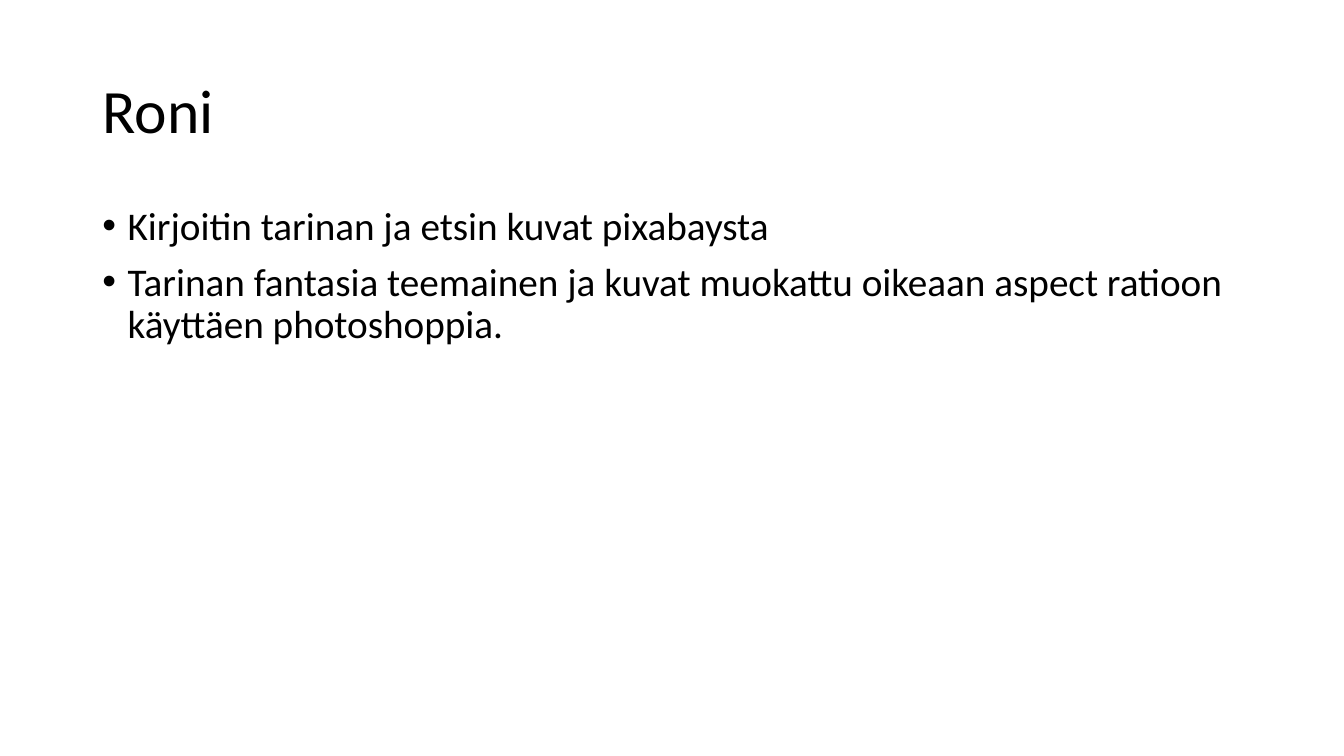
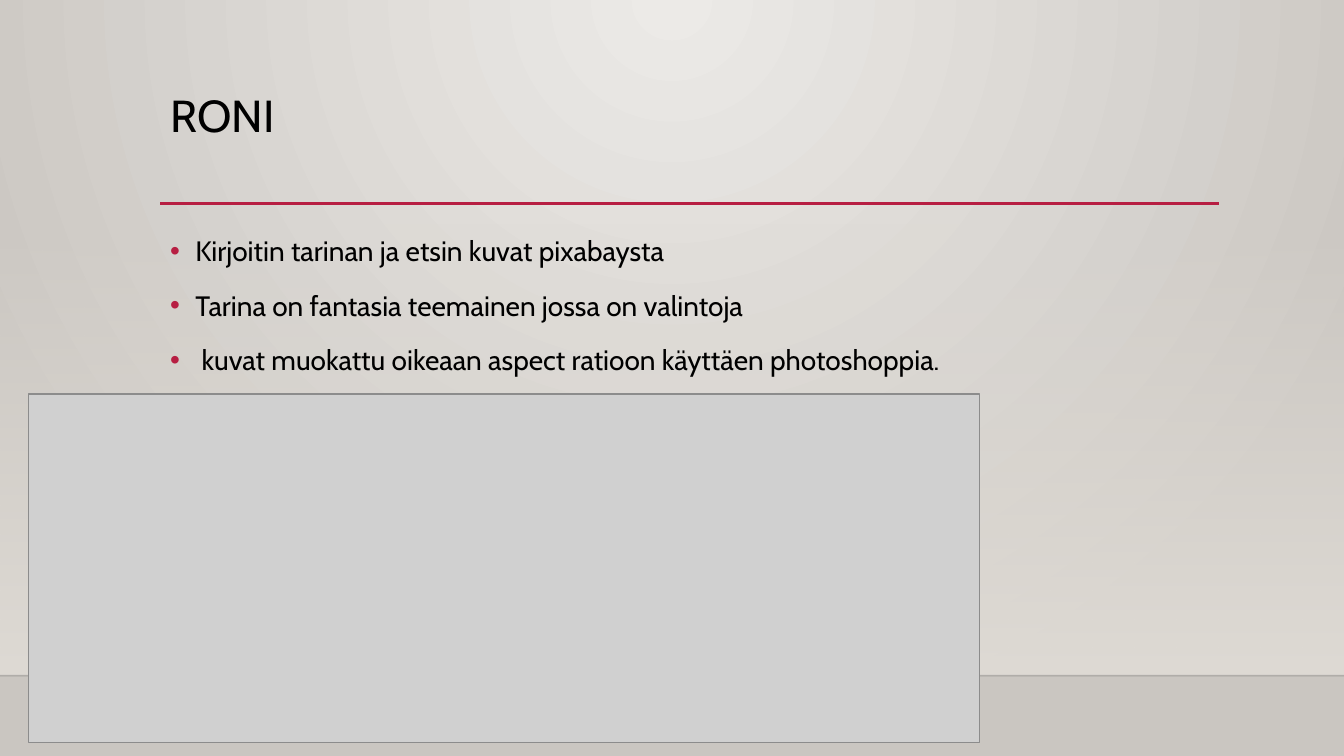
Before and after one commit to luimu64/PROJEKTITYO, a slide deck: slide 3 of Seikkailupeli.pptx. Drawn at 1344x756 pixels with LibreOffice and Linux fonts; fonts in the diff are those of the drawing; grey boxes stand for pictures; background and template pictures are left out. Boxes give left, top, right and bottom in pixels: in the first picture for what was removed or moved away, otherwise in the second. Text is boxed around its words. In the diff, an @@ line names an element or a change of style, - is before the commit and + after.

```diff
--- a/Seikkailupeli.pptx
+++ b/Seikkailupeli.pptx
@@ background #FFFFFF to gradient #ECEAE7 to #CAC7C1 @@
@@ title "RONI" at (x1=170, y1=100, x2=274, y2=133): vertical alignment middle to top @@
@@ title at (x1=170, y1=100, x2=274, y2=133): text changed; size 44 to 32 pt; font Calibri to Cabin @@
-Roni
+RONI
@@ line added from (160, 204) to (1220, 204), #B71E42 2.5 pt @@
@@ rectangle added at (x1=0, y1=223, x2=1344, y2=676), fill gradient #DFDBD5 @@
@@ text "Kirjoitin tarinan ja etsin kuvat ..." moved from (x1=128, y1=212, x2=1222, y2=345) to (x1=195, y1=240, x2=939, y2=377) @@
@@ text at (x1=195, y1=240, x2=664, y2=268): size 28 to 20 pt, font Calibri to Cabin in "Kirjoitin tarinan ja etsin kuvat pixabaysta"; line spacing 0.9 to 1.2 @@
@@ text at (x1=195, y1=295, x2=939, y2=377): text changed; size 28 to 20 pt; font Calibri to Cabin @@
-• Tarinan fantasia teemainen ja kuvat muokattu oikeaan aspect ratioon käyttäen photoshoppia.
+• Tarina on fantasia teemainen jossa on valintoja
+• kuvat muokattu oikeaan aspect ratioon käyttäen photoshoppia.
@@ picture added at (x1=28, y1=394, x2=980, y2=743) @@
@@ line added from (0, 676) to (1344, 676), #000001 1 pt @@
```
Also in this commit, not shown: 2 other slides changed.
